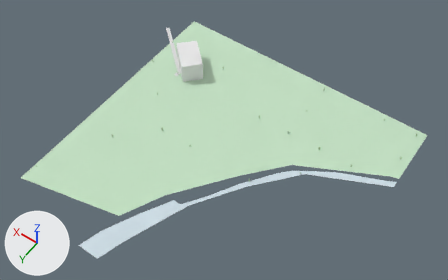
Renders of the glTF model white-model-six-districts/chunks/93_102_high.glb from each side of a commit.
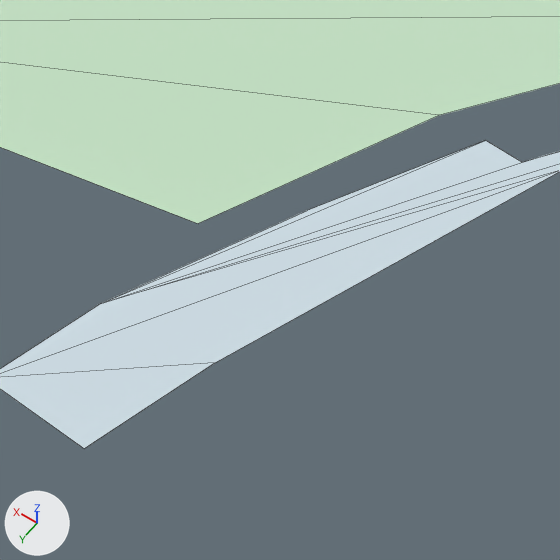
There are two pictures of each version: one whole from a 50 mm camera at (-13601.0, 240.0, 842.0) aimed at (-13237.0, -270.0, 40.0), one close up on the part from 18% to 42% of the width and 62% to 100% of the height. The axes (+X, +Y, +Z) are drawn at lower left. The lights are the same throughout. The last two pictures show the newer version. The close-ups show mesh edges as thin lines. Vertices at exactly the same position are counted once.
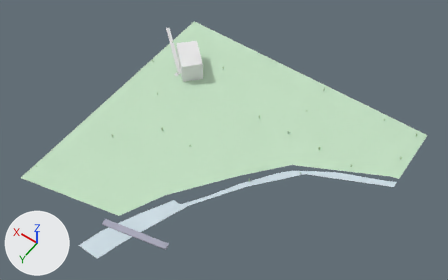
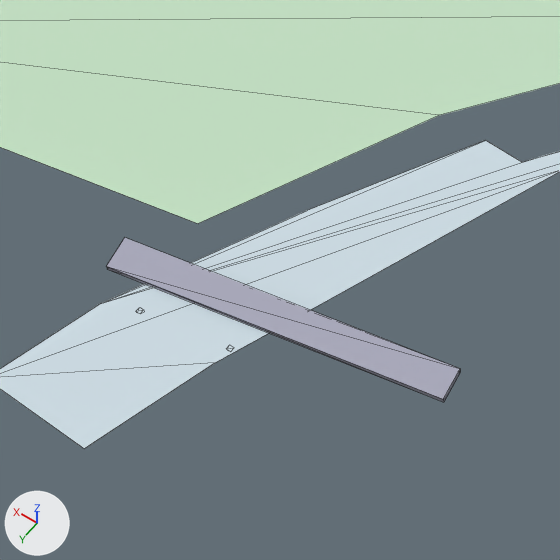
Location of each change, [x1, y1, x2, y2] in pixels of the close-ups (560 x 560 px):
```json
{"part": 1, "of": "me_mesh_0", "change": "added", "after": [107, 238, 460, 402]}
```

Scene script edits in JSON lines:
```json
{"block": "me_mesh_0", "where": "# used by ob_mesh_0; location = (0.0, 0.0, 0.0)"}
{"op": "remove", "block": "me_mesh_0", "code": "me_mesh_0.from_pydata(...)  # 219 vertices, 127 faces; spans x -13500.0..-12968.0, y -500.0..0.0, z 9.0..49.0"}
{"op": "add", "block": "me_mesh_0", "code": "me_mesh_0.from_pydata(...)  # 251 vertices, 165 faces; spans x -13500.0..-12968.0, y -500.0..0.0, z 9.0..49.0"}
{"block": "me_mesh_0", "change": "me_mesh_0 part 1"}
{"block": "me_mesh_0", "change": "32 vertices are added at x -13273.0..-13164.0, y -80.0..-41.0, z 9.0..12.0"}
{"block": "me_mesh_0", "change": "38 new faces join them"}
```
